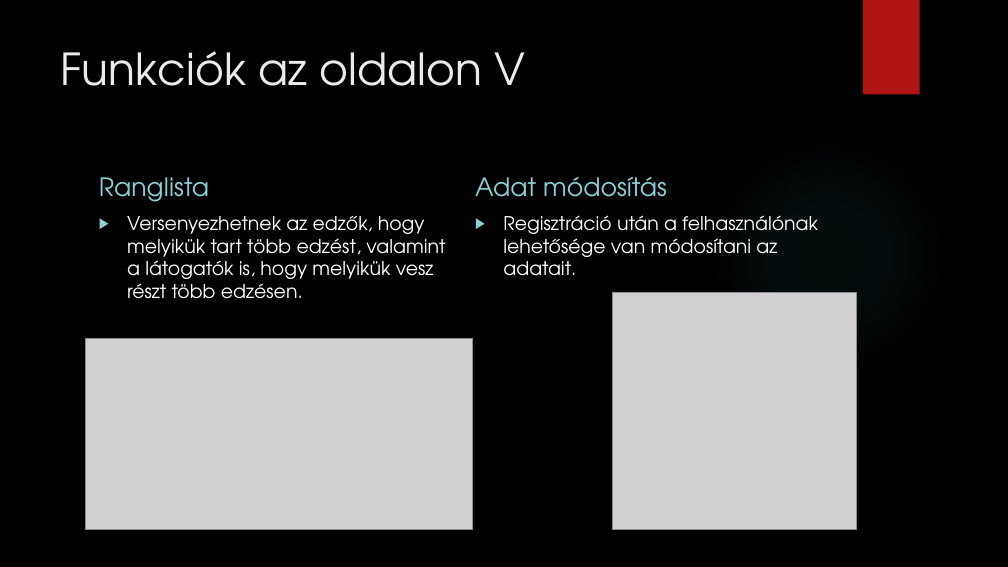
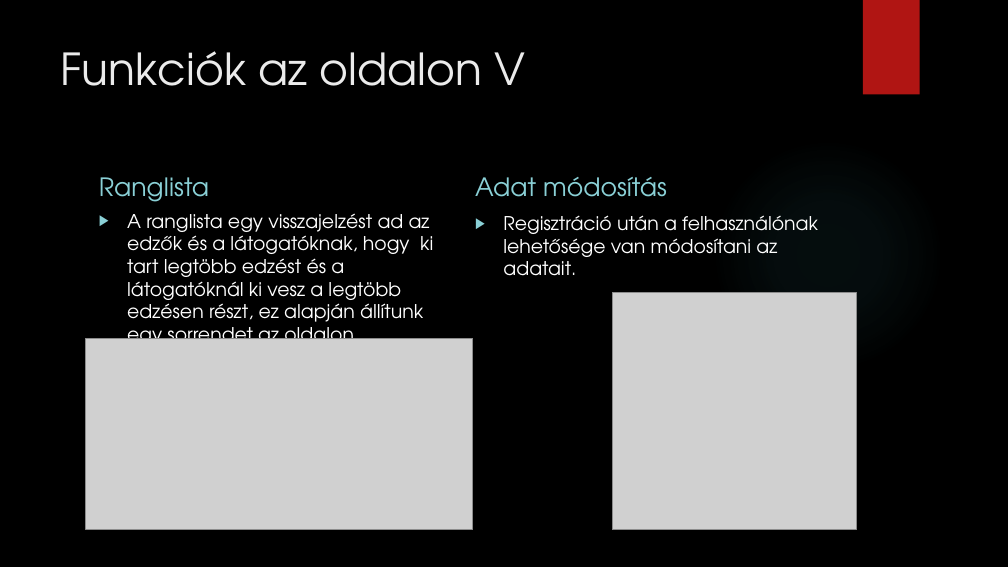
Before and after one commit to mozricsi/zaromunka_kuzdosportok, a slide deck: slide 8 of KüzdőKert.pptx (slide 7 before the commit). Drawn at 1008x567 pixels with LibreOffice and Linux fonts; fonts in the diff are those of the drawing; grey boxes stand for pictures; background and template pictures are left out. Boxes give left, top, right and bottom in pixels: in the first picture for what was removed or moved away, otherwise in the second. Text is boxed around its words. In the diff, an @@ line names an element or a change of style, - is before the commit and + after.

```diff
--- a/KüzdőKert.pptx
+++ b/KüzdőKert.pptx
@@ text at (127, 213, 433, 350): text changed @@
-▶ Versenyezhetnek az edzők, hogy melyikük tart több edzést, valamint a látogatók is, hogy melyikük vesz részt több edzésen.
+▶ A ranglista egy visszajelzést ad az edzők és a látogatóknak, hogy ki tart legtöbb edzést és a látogatóknál ki vesz a legtöbb edzésen részt, ez alapján állítunk egy sorrendet az oldalon.
```
Also in this commit, not shown: 5 other slides changed.
